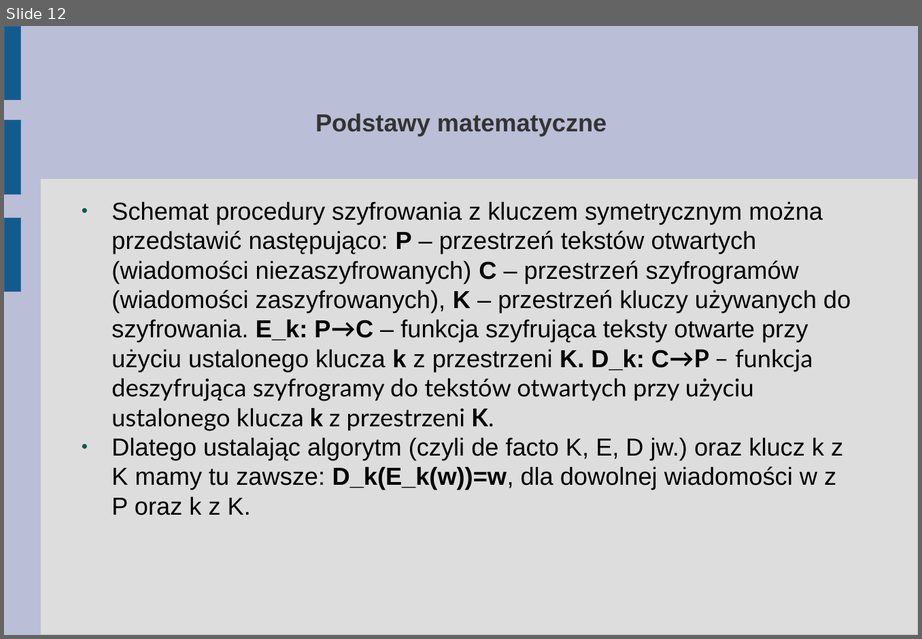
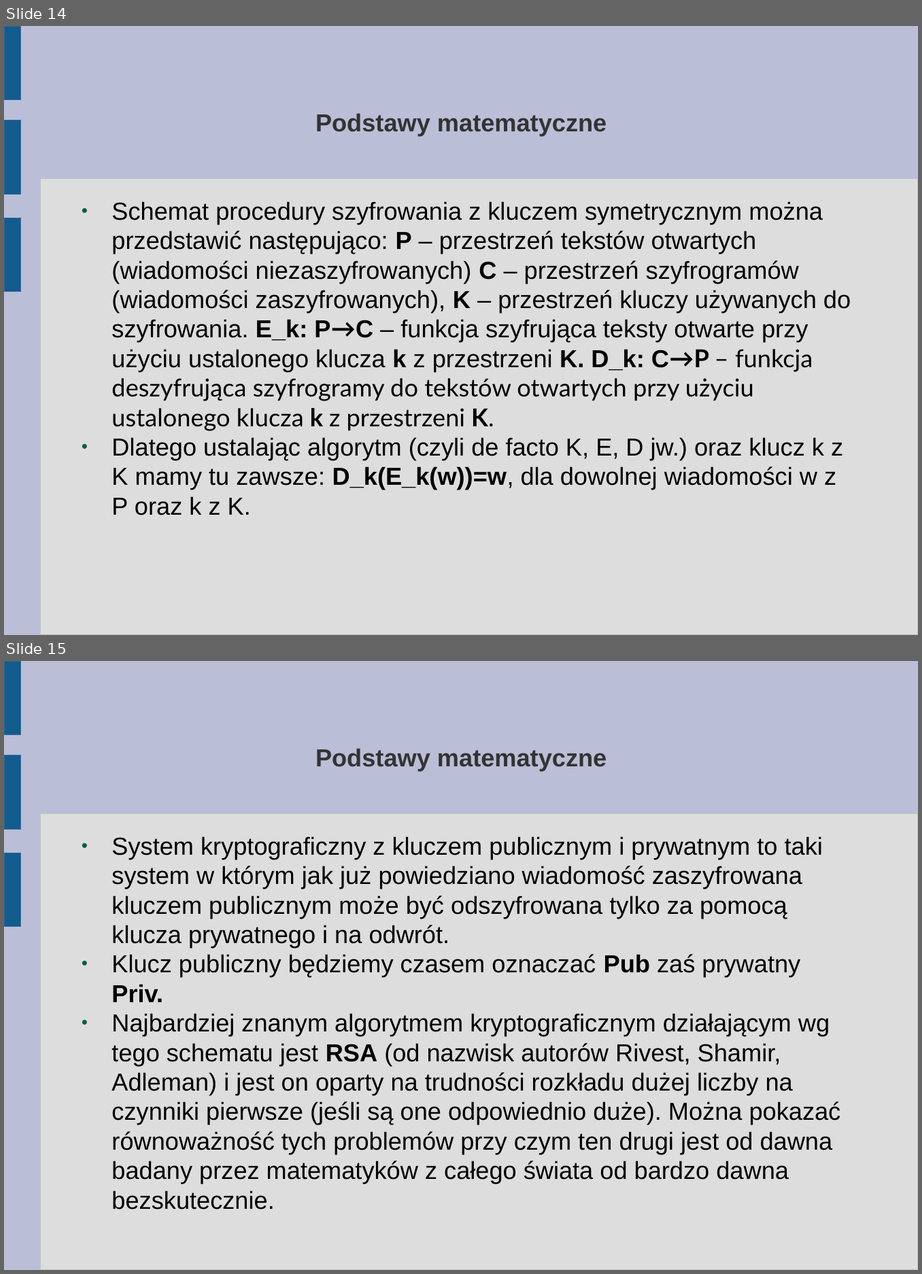
Before and after one commit to abhay123lp/internetvotingsystem, a slide deck: Tutorial/3. Troche matematyki (dla zainteresowanych).odp. Shown one above the other, each under a label of ours: slide 12 before the commit, slides 14 and 15 after it. The pictures are 922x639 and 922x1274 pixels, drawn with LibreOffice and Linux fonts; fonts in the diff are those of the drawing. Boxes give left, top, right and bottom in pixels: in the first picture for what was removed or moved away, otherwise in the second. Text is boxed around its words. In the diff, an @@ line names an element or a change of style, - is before the commit and + after.

Commit message:
Algorytm Euklidesa i Podstawowa idea RSA - dodane

```diff
--- a/Tutorial/3. Troche matematyki (dla zainteresowanych).odp
+++ b/Tutorial/3. Troche matematyki (dla zainteresowanych).odp
@@ slide 15 added at (4, 661, 918, 1270), background #BABED6; not listed: 4 template elements that a slide beside it also shows @@
@@ title added at (315, 749, 606, 770), 20.6 pt, text #333333, bold @@
+Podstawy matematyczne
@@ text added at (111, 836, 841, 1210), 20.6 pt, text #000000 @@
+● System kryptograficzny z kluczem publicznym i prywatnym to taki system w którym jak już powiedziano wiadomość zaszyfrowana kluczem publicznym może być odszyfrowana tylko za pomocą klucza prywatnego i na odwrót.
+● Klucz publiczny będziemy czasem oznaczać Pub zaś prywatny Priv.
+● Najbardziej znanym algorytmem kryptograficznym działającym wg tego schematu jest RSA (od nazwisk autorów Rivest, Shamir, Adleman) i jest on oparty na trudności rozkładu dużej liczby na czynniki pierwsze (jeśli są one odpowiednio duże). Można pokazać równoważność tych problemów przy czym ten drugi jest od dawna badany przez matematyków z całego świata od bardzo dawna bezskutecznie.
@@ what was slide 12 is now slide 14 @@
```
Also in this commit, not shown: 2 slides changed, 4 other slides added.
